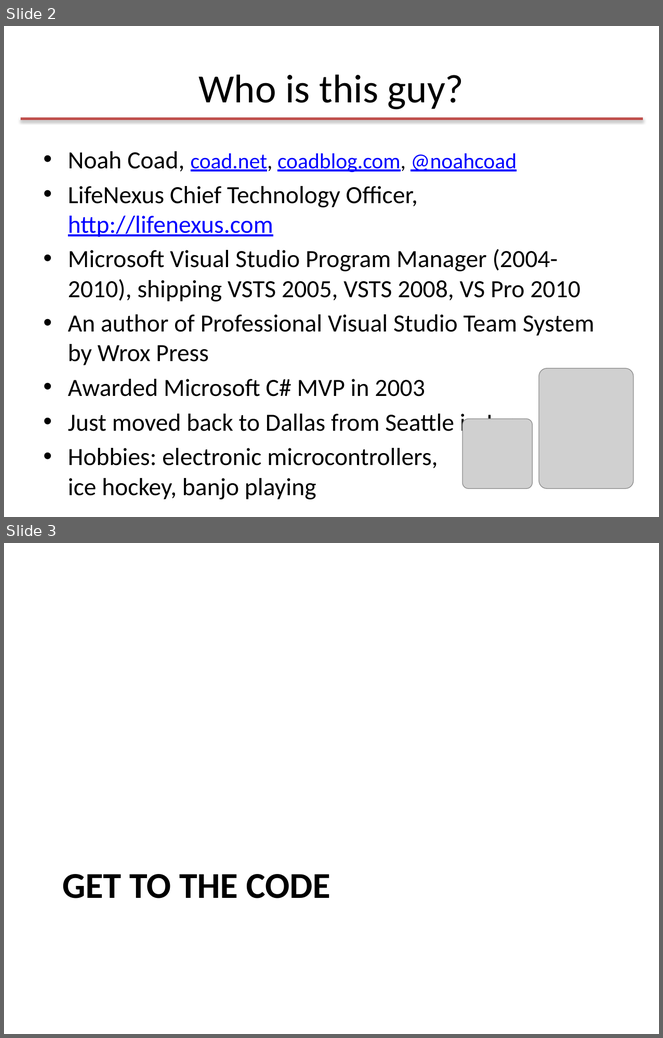
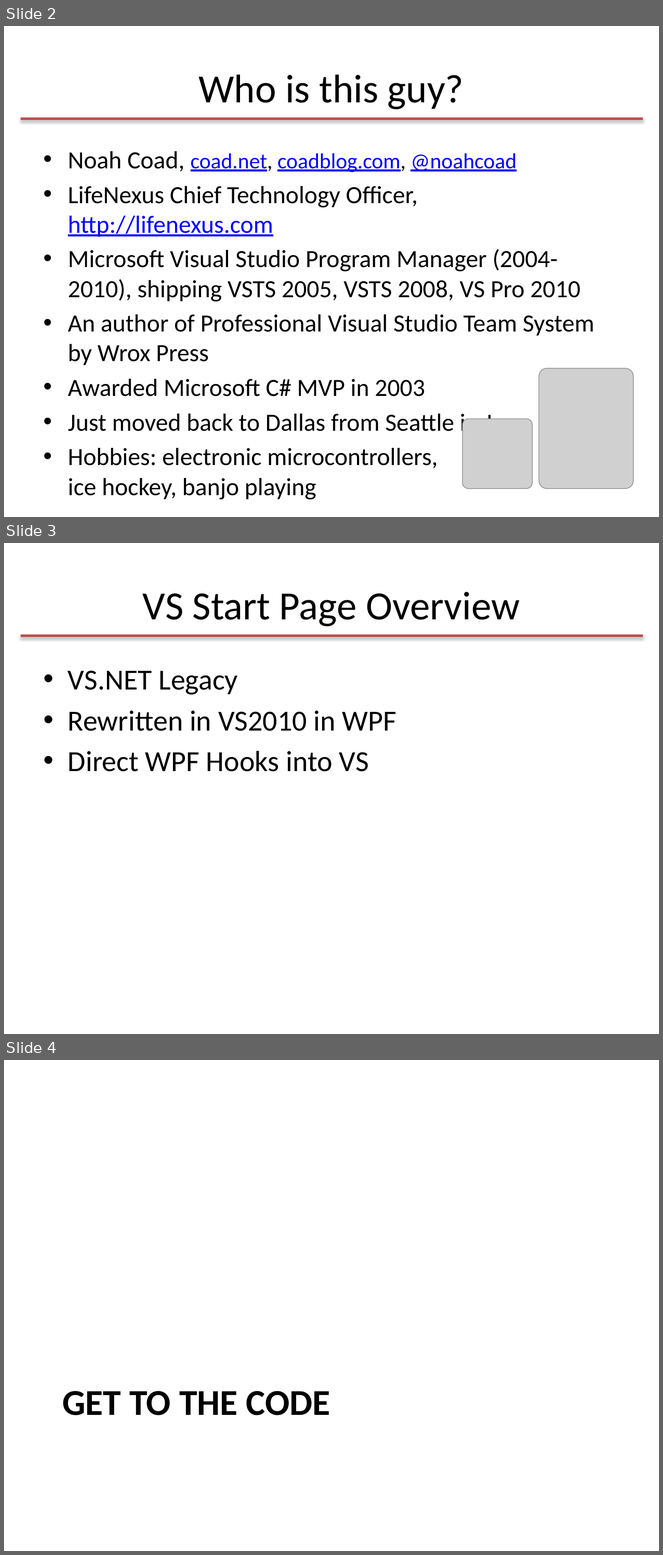
Before and after one commit to noahcoad/Customize-Visual-Studio-Start-Page, a slide deck: Customizing the Visual Studio Start Page.pptx. Shown one above the other, each under a label of ours: slides 2 and 3 before the commit, slides 2, 3 and 4 after it. The pictures are 663x1038 and 663x1555 pixels, drawn with LibreOffice and Linux fonts; fonts in the diff are those of the drawing; grey boxes stand for pictures. Boxes give left, top, right and bottom in pixels: in the first picture for what was removed or moved away, otherwise in the second. Text is boxed around its words. In the diff, an @@ line names an element or a change of style, - is before the commit and + after.

```diff
--- a/Customizing the Visual Studio Start Page.pptx
+++ b/Customizing the Visual Studio Start Page.pptx
@@ slide 3 added at box(4, 543, 659, 1034), background #FFFFFF; not listed: 1 template element that a slide beside it also shows @@
@@ title added at box(143, 592, 520, 627), 44 pt, text #000000 @@
+VS Start Page Overview
@@ text added at box(68, 670, 396, 772), 32 pt, text #000000 @@
+• VS.NET Legacy
+• Rewritten in VS2010 in WPF
+• Direct WPF Hooks into VS
@@ what was slide 3 is now slide 4 @@
```
Also in this commit, not shown: 2 slides changed, 1 other slide added, 23 other files.
